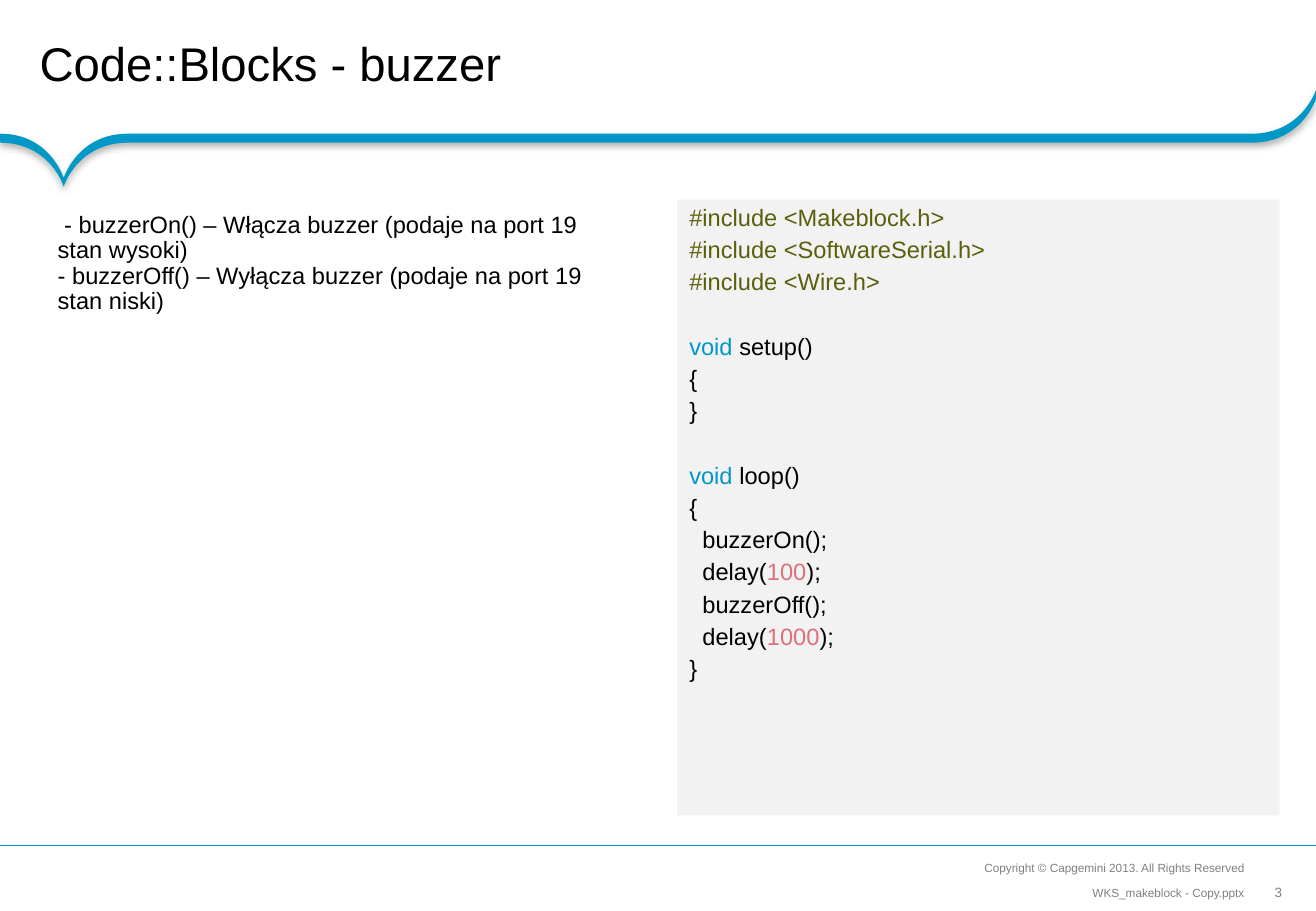
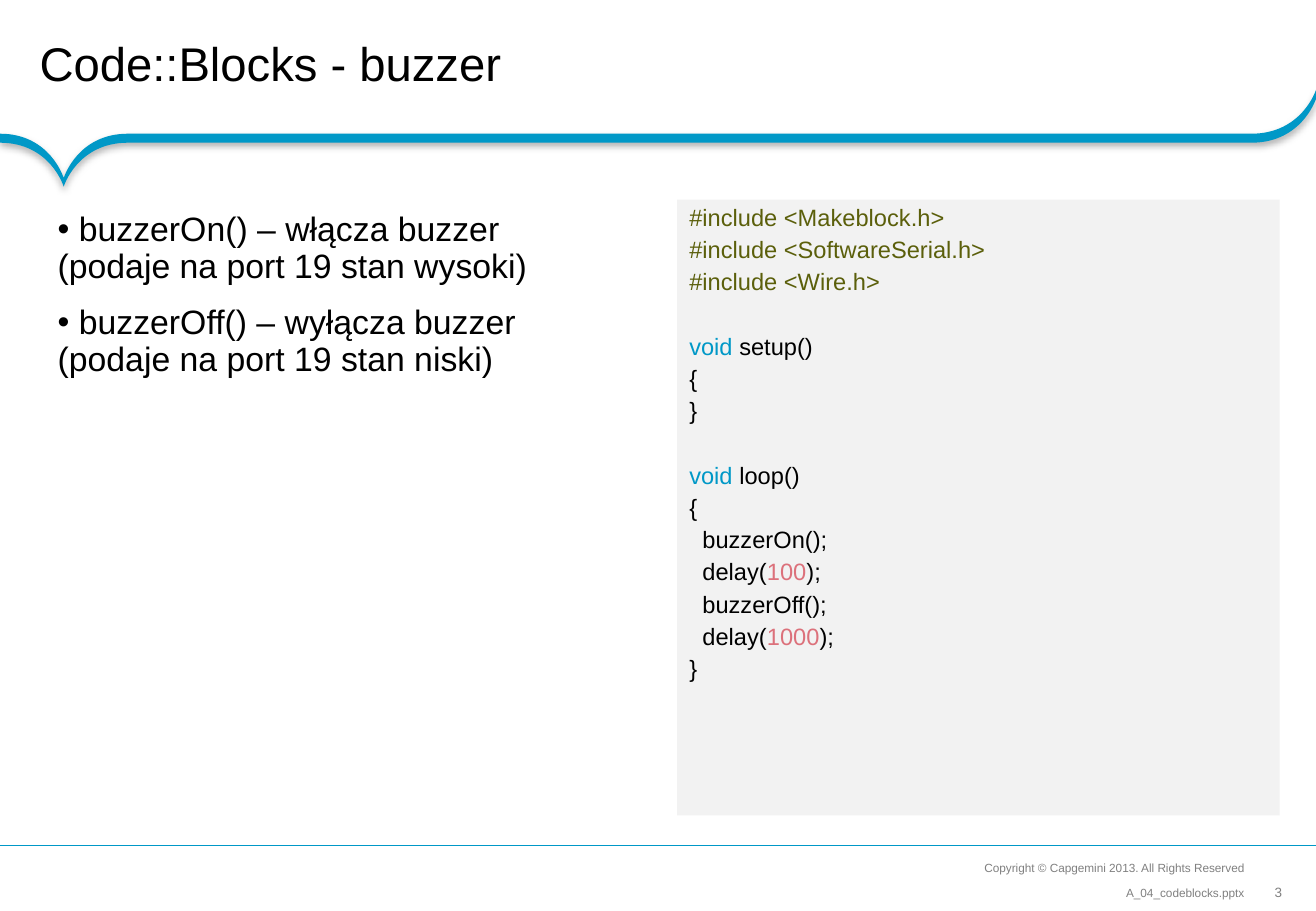
Before and after one commit to RoboCap/arduino, a slide deck: slide 3 of wks/A_04_codeblocks.pptx. Drawn at 1316x911 pixels with LibreOffice and Linux fonts; fonts in the diff are those of the drawing; background and template pictures are left out. Boxes give left, top, right and bottom in pixels: in the first picture for what was removed or moved away, otherwise in the second. Text is boxed around its words. In the diff, an @@ line names an element or a change of style, - is before the commit and + after.

```diff
--- a/wks/A_04_codeblocks.pptx
+++ b/wks/A_04_codeblocks.pptx
@@ text at (58,216,527,378): text changed; size 14 to 20 pt @@
-- buzzerOn() – Włącza buzzer (podaje na port 19 stan wysoki)
-- buzzerOff() – Wyłącza buzzer (podaje na port 19 stan niski)
+• buzzerOn() – włącza buzzer (podaje na port 19 stan wysoki)
+• buzzerOff() – wyłącza buzzer (podaje na port 19 stan niski)
@@ text at (1126,888,1244,899): text changed @@
-WKS_makeblock - Copy.pptx
+A_04_codeblocks.pptx
```
Also in this commit, not shown: 4 other slides changed, 1 slide added.
